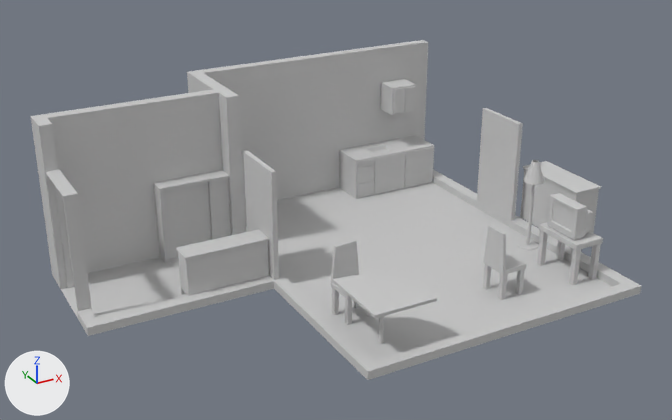
What one commit did to the FBX model Serious_Le_Retour_Unity/Assets/graph/fbx/Salle_01.FBX.
Rendered twice from a 50 mm camera at (-8.76, -13.46, 7.83) aimed at (-1.42, -0.11, 1.16). Every picture has the same lights, and +X, +Y and +Z are marked at lower left. Where no turn or scale is listed for an object, it has been applied to the vertices.

In view in the first picture: 'Armoire_entree', 'Chaise_01', 'Cuisine_01', 'Lampe_Chevet_003', 'Meuble_Chambre', 'Meuble_Cuisine_Haut', 'Meuble_entree', 'Piece_01', 'Porte_002', 'Porte_003', 'Porte_Cadre_005', 'Table_Basse_01', 'Table_manger_01', 'Tele_01'.
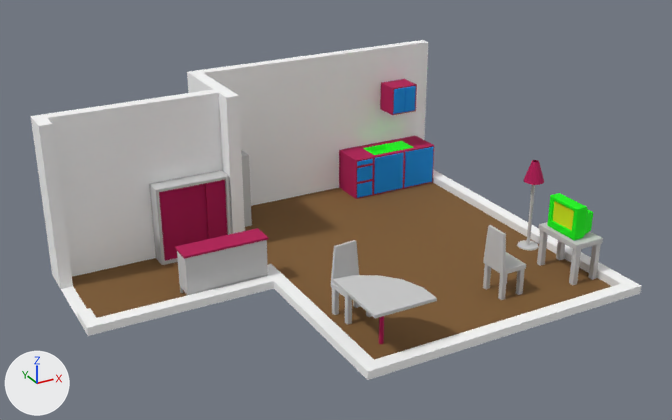
Where the newer file only moved an object's origin or applied its transform, the numbers keep the older frame.

Where the change shows, as pixel boxes (x1, y1, x2, y2) in the pictures (672 x 420 px):
'Armoire_entree', moved: before (154, 170, 232, 264); after (149, 170, 232, 265)
'Porte_002', deleted: before (477, 108, 523, 221)
'Porte_Cadre_005', deleted: before (45, 169, 92, 311)
'Porte_003', deleted: before (244, 151, 279, 280)
'Meuble_Chambre', deleted: before (520, 161, 601, 233)
part 1 of me_mesh_013, recoloured: before (163, 178, 231, 259); after (159, 180, 228, 261)
part 2 of me_mesh_003, recoloured (grey to green): (547, 193, 593, 240) in both
part 3 of me_mesh_003, recoloured (grey to yellow): (553, 201, 574, 231) in both
part 4 of me_mesh_015, recoloured (grey to brown): (87, 182, 612, 360) in both
part 5 of me_mesh_015, recoloured: (31, 40, 641, 380) in both
part 6 of me_mesh_002, recoloured: (339, 136, 434, 199) in both
part 7 of me_mesh_002, recoloured (grey to blue): (357, 147, 434, 198) in both
part 8 of me_mesh_002, recoloured (grey to green): (363, 141, 414, 155) in both
part 9 of me_mesh_014, recoloured: (523, 160, 544, 185) in both
part 10 of me_mesh_009, recoloured: (380, 79, 417, 115) in both
part 11 of me_mesh_009, recoloured (grey to blue): (393, 86, 416, 114) in both

Diff of the bpy script that builds the scene:
```diff
--- a/Serious_Le_Retour_Unity/Assets/graph/fbx/Salle_01.FBX.py
+++ b/Serious_Le_Retour_Unity/Assets/graph/fbx/Salle_01.FBX.py
@@ mat_meuble_02 @@
+mat_meuble_02 = principled_material('Meuble_02')
+mat_meuble_02.base_color = (0.451, 0.0, 0.0863)  # pink #b30053
+mat_meuble_02.roughness = 0.859
@@ mat_meuble_04 @@
+mat_meuble_04 = principled_material('Meuble_04')
+mat_meuble_04.base_color = (0.0, 0.941, 0.0)  # green #00f800
+mat_meuble_04.roughness = 0.859
@@ mat_sol_01 @@
+mat_sol_01 = principled_material('Sol_01')
+mat_sol_01.base_color = (0.208, 0.102, 0.0275)  # brown #7e5a2e
+mat_sol_01.roughness = 0.859
@@ mat_murs @@
+mat_murs = principled_material('Murs')
+mat_murs.base_color = (0.961, 0.961, 0.961)  # white #fbfbfb
+mat_murs.roughness = 0.859
@@ me_mesh_003 @@
 me_mesh_003.from_pydata(...)  # 36 vertices, 34 faces; spans x -0.142..0.339, y -0.358..0.358, z -0.004..0.605
+# me_mesh_003 part 2: 33 of the faces centred in x -0.142..0.339, y -0.357..0.357, z -0.004..0.605 switch from mat_material__47 (light grey #cacaca) to mat_meuble_04 (green #00f800)
+# me_mesh_003 part 3: the 1 face centred in x -0.114, y 0.0, z 0.342 switches from mat_material__47 (light grey #cacaca) to mat_meuble_05 (yellow #d3f200)
+me_mesh_003.materials.append(mat_meuble_05)  # yellow #d3f200
@@ me_mesh_013 @@
 me_mesh_013.from_pydata(...)  # 60 vertices, 58 faces; spans x -0.211..1.191, y -0.152..0.192, z 0.0..1.498
+# me_mesh_013 part 1: all 5 faces centred in x 0.069..0.943, y -0.097..-0.042, z 0.749 switch from mat_material__47 (light grey #cacaca) to mat_meuble_02 (pink #b30053)
@@ me_mesh_014 @@
 me_mesh_014.from_pydata(...)  # 342 vertices, 310 faces; spans x -0.2..0.2, y -0.2..0.2, z 0.0..1.74
+# me_mesh_014 part 9: 54 of the faces centred in x -0.12..0.12, y -0.13..0.13, z 1.54..1.74 switch from mat_material__47 (light grey #cacaca) to mat_meuble_02 (pink #b30053)
+me_mesh_014.materials.append(mat_meuble_03)  # blue #0094ec
@@ me_mesh_015 @@
 me_mesh_015.from_pydata(...)  # 144 vertices, 121 faces; spans x -6.04..2.75, y -3.5..3.5, z 0.0..3.0
+# me_mesh_015 part 4: all 7 faces centred in x -4.28..0.0, y -2.27..2.89, z 0.0 switch from mat_material__47 (light grey #cacaca) to mat_sol_01 (brown #7e5a2e)
+# me_mesh_015 part 5: 114 of the faces centred in x -6.04..2.75, y -3.5..3.5, z 0.0..3.0 switch from mat_material__47 (light grey #cacaca) to mat_murs (white #fbfbfb)
@@ me_mesh_002 @@
 me_mesh_002.from_pydata(...)  # 96 vertices, 92 faces; spans x -0.49..1.5, y -0.29..0.48, z 0.0..0.89
+# me_mesh_002 part 6: 41 of the faces centred in x -0.49..1.5, y -0.27..0.48, z 0.0..0.88 switch from mat_material__47 (light grey #cacaca) to mat_meuble_02 (pink #b30053)
+# me_mesh_002 part 7: all 28 faces centred in x -0.46..1.47, y -0.29..-0.28, z 0.03..0.85 switch from mat_material__47 (light grey #cacaca) to mat_meuble_03 (blue #0094ec)
+# me_mesh_002 part 8: all 23 faces centred in x 0.02..1.03, y -0.17..0.31, z 0.8..0.89 switch from mat_material__47 (light grey #cacaca) to mat_meuble_04 (green #00f800)
@@ me_mesh_009 @@
 me_mesh_009.from_pydata(...)  # 22 vertices, 19 faces; spans x -0.3..0.3, y -0.516..0.0, z -0.3..0.3
+# me_mesh_009 part 10: all 9 faces centred in x -0.3..0.3, y -0.5..0.0, z -0.3..0.3 switch from mat_material__47 (light grey #cacaca) to mat_meuble_02 (pink #b30053)
+# me_mesh_009 part 11: all 10 faces centred in x -0.268..0.268, y -0.516..-0.508, z -0.268..0.268 switch from mat_material__47 (light grey #cacaca) to mat_meuble_03 (blue #0094ec)
@@ ob_porte_cadre_005 @@
-ob_porte_cadre_005 = bpy.data.objects.new('Porte_Cadre_005', me_mesh_011)
@@ ob_armoire_entree @@
 ob_armoire_entree = bpy.data.objects.new('Armoire_entree', me_mesh_013)
-ob_armoire_entree.location = (-3.89, 1.71, 0.0)
+ob_armoire_entree.location = (-3.96, 1.68, 0.0)
@@ ob_meuble_chambre @@
-ob_meuble_chambre = bpy.data.objects.new('Meuble_Chambre', me_mesh_010)
@@ ob_porte_003 @@
-ob_porte_003 = bpy.data.objects.new('Porte_003', me_mesh_001)
@@ ob_porte_002 @@
-ob_porte_002 = bpy.data.objects.new('Porte_002', me_mesh)
```
